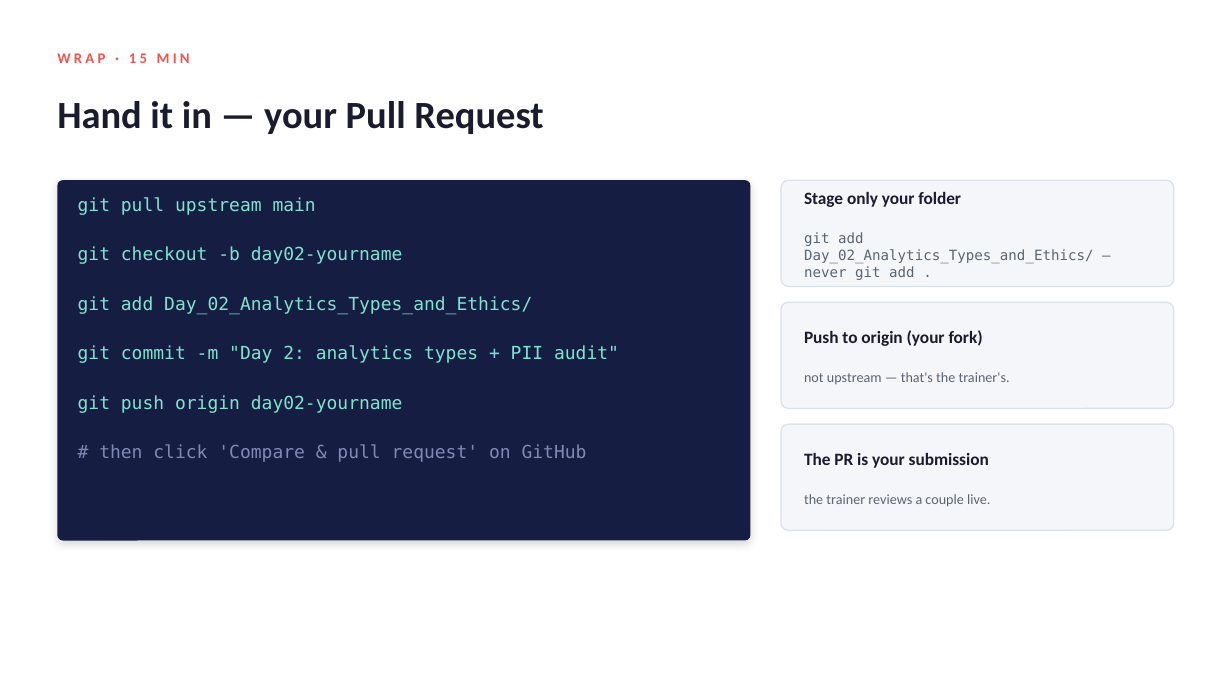
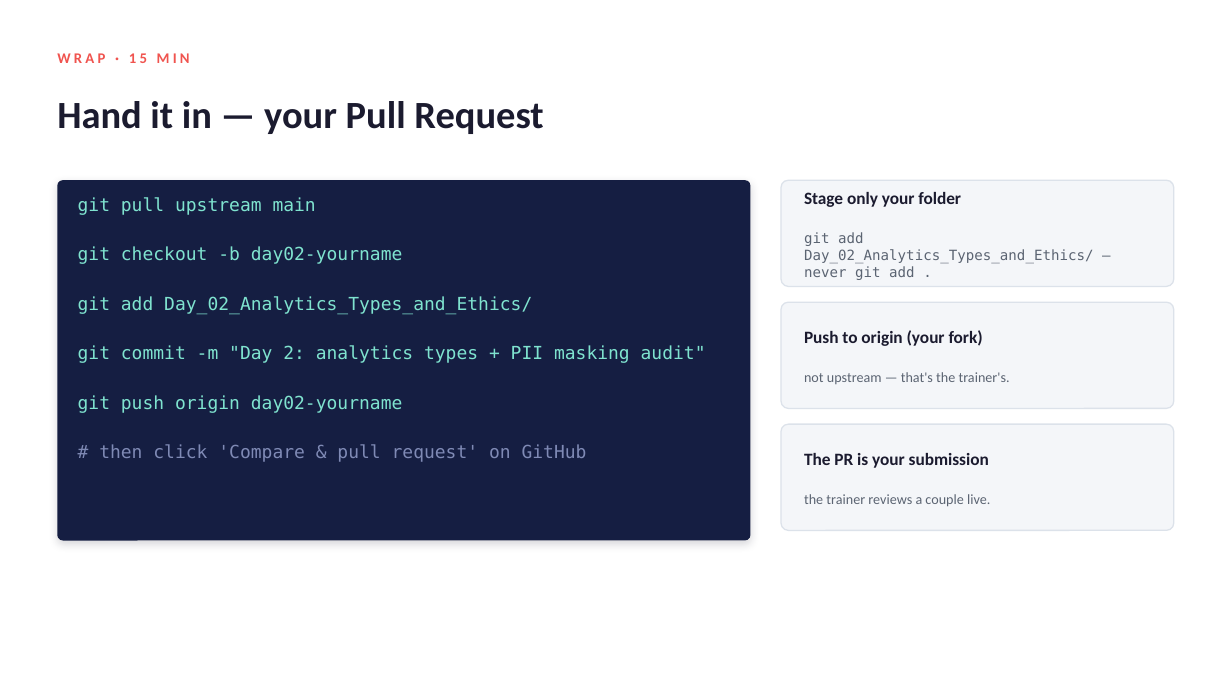
Before and after one commit to Abhinav1296/teaching, a slide deck: slide 10 of Day_02_Analytics_Types_and_Ethics/Day_02_deck.pptx (slide 9 before the commit). Drawn at 1232x693 pixels with LibreOffice and Linux fonts; fonts in the diff are those of the drawing. Boxes give left, top, right and bottom in pixels: in the first picture for what was removed or moved away, otherwise in the second. Text is boxed around its words. In the diff, an @@ line names an element or a change of style, - is before the commit and + after.

Commit message:
Day 2: deepen to 6-hour single-batch (15 Qs, masking lab, DPDP, ethics desk)

```diff
--- a/Day_02_Analytics_Types_and_Ethics/Day_02_deck.pptx
+++ b/Day_02_Analytics_Types_and_Ethics/Day_02_deck.pptx
@@ text at (78, 345, 706, 363): text changed @@
-git commit -m "Day 2: analytics types + PII audit"
+git commit -m "Day 2: analytics types + PII masking audit"
```
Also in this commit, not shown: 6 other slides changed, 3 slides added, 2 slides removed, 3 other files.
